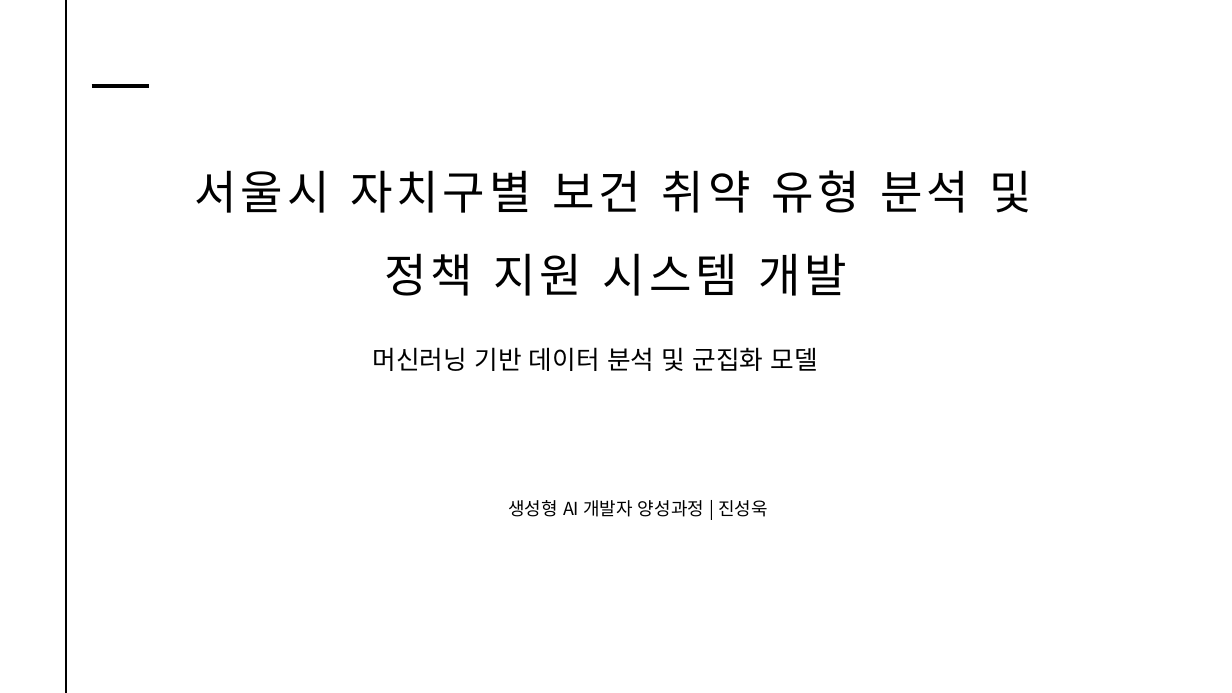
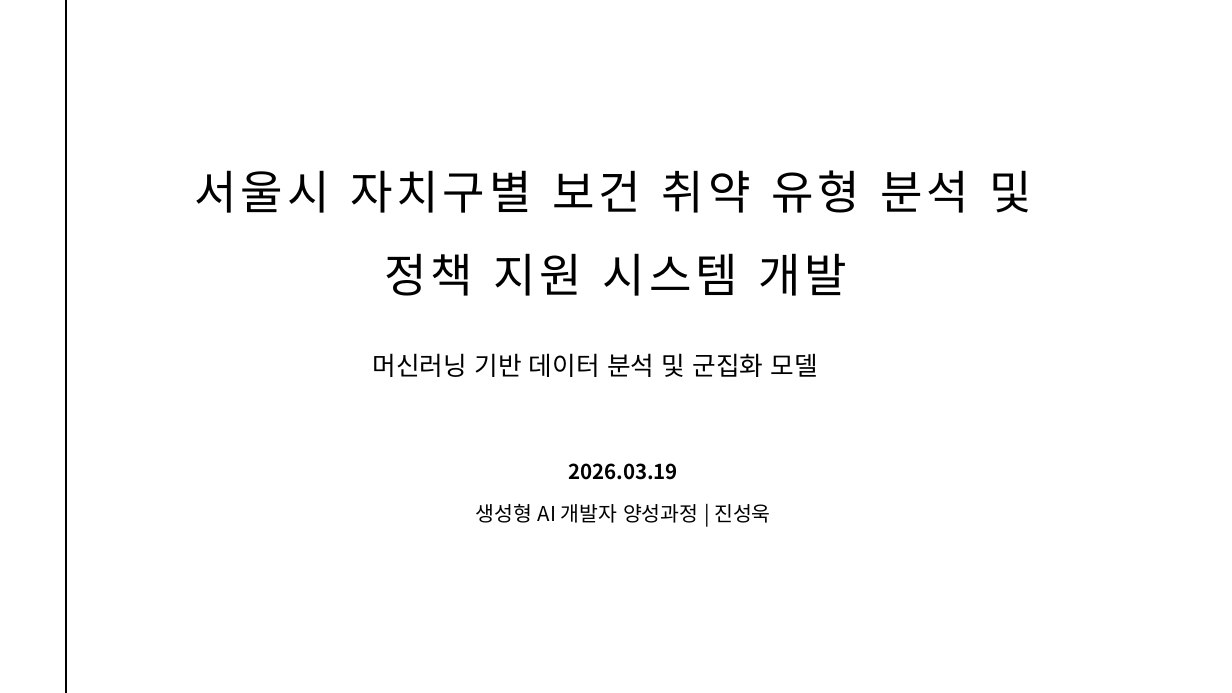
Before and after one commit to seongwook0217/SeongWook, a slide deck: slide 1 of 1차 프로젝트/1. 기획서.pptx. Drawn at 1232x693 pixels with LibreOffice and Linux fonts; fonts in the diff are those of the drawing. Boxes give left, top, right and bottom in pixels: in the first picture for what was removed or moved away, otherwise in the second. Text is boxed around its words. In the diff, an @@ line names an element or a change of style, - is before the commit and + after.

```diff
--- a/1차 프로젝트/1. 기획서.pptx
+++ b/1차 프로젝트/1. 기획서.pptx
@@ line removed from (91, 86) to (149, 86) @@
@@ text "머신러닝 기반 데이터 분석 및 ...": place and size @@
-text "머신러닝 기반 데이터 분석 및 ..." at [373, 347, 817, 371]
+text "머신러닝 기반 데이터 분석 및 ..." at [373, 353, 817, 377]
@@ text added at [568, 463, 678, 480], 16 pt, text #000000, bold @@
+2026.03.19
@@ text "생성형 AI 개발자 양성과정 | ...": place and size @@
-text "생성형 AI 개발자 양성과정 | ..." at [508, 500, 768, 517]
+text "생성형 AI 개발자 양성과정 | ..." at [476, 504, 771, 523]
@@ text "생성형 AI 개발자 양성과정 | ..." at [476, 504, 771, 523]: size 14 to 16 pt; alignment left to centre @@
```
Also in this commit, not shown: 2 other slides changed, 1 other file.
